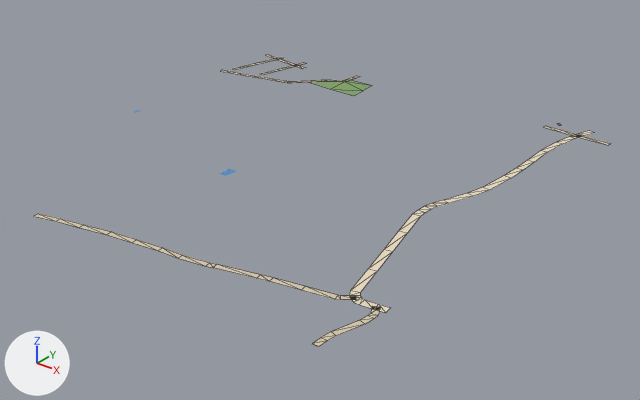
Two versions of the glTF model public/assets/bengaluru-region-v1/tiles/t43_10-l1.glb, one commit apart.
The view is the same before and after, from a camera (50 mm lens) standing at (22305.0, 4607.0, 357.0) and looking at (21788.0, 5253.0, -43.0). The axes (+X, +Y, +Z) are drawn at lower left. The lights are the same throughout. The picture after the commit comes second. Mesh edges are drawn as thin lines on the coarser meshes.

The older version as bpy lines, for what is in view:
```python
me_ground = bpy.data.meshes.new('ground')
me_ground.from_pydata(...)  # 176 vertices, 154 faces; spans x -1.0..501.0, y -3.0..502.0, z 1.0
me_ground.materials.append(mat_ground)
# before: 4 (20.0, 492.0, 1.0) at pixel (276, 58), 5 (26.0, 491.0, 1.0) at pixel (278, 59), 6 (22.0, 501.0, 1.0) at pixel (281, 57), 7 (28.0, 499.0, 1.0) at pixel (283, 57), 12 (59.0, 484.0, 1.0) at pixel (294, 64)
# before: 13 (65.0, 483.0, 1.0) at pixel (297, 65), 14 (62.0, 501.0, 1.0) at pixel (303, 62), 15 (68.0, 499.0, 1.0) at pixel (306, 63), 34 (20.0, 412.0, 1.0) at pixel (235, 72), 35 (21.0, 406.0, 1.0) at pixel (232, 73)
# before: 104 (474.0, 70.0, 1.0) at pixel (361, 297), 106 (474.0, 70.0, 1.0) at pixel (361, 297), 107 (470.0, 63.0, 1.0) at pixel (351, 299), 112 (490.0, 70.0, 1.0) at pixel (378, 304), 113 (491.0, 62.0, 1.0) at pixel (373, 309)
# before: 114 (499.0, 72.0, 1.0) at pixel (390, 307), 115 (501.0, 64.0, 1.0) at pixel (385, 312), 154 (489.0, 1.0, 1.0) at pixel (318, 346), 155 (483.0, 0.0, 1.0) at pixel (312, 343), 156 (489.0, 0.0, 1.0) at pixel (318, 347)
# before: 157 (483.0, 0.0, 1.0) at pixel (311, 344)
# before: 158 (167.0, 3.0, 1.0) at pixel (38, 213), 159 (169.0, -3.0, 1.0) at pixel (33, 216), 160 (191.0, 9.0, 1.0) at pixel (60, 218), 161 (192.0, 4.0, 1.0) at pixel (56, 221)
ob_ground = bpy.data.objects.new('ground', me_ground)
ob_ground.location = (21500.0, 5000.0, 0.0)
```
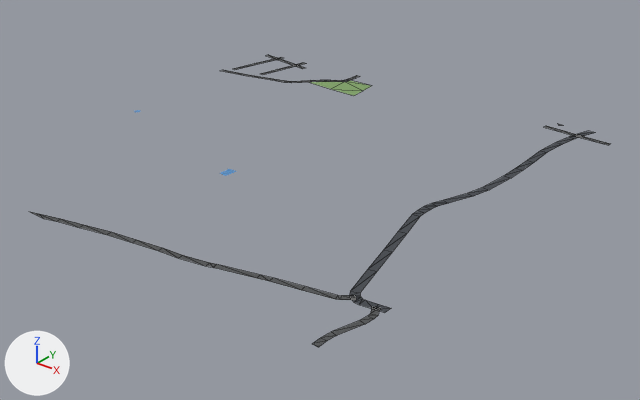
Changed parts and their boxes (x1, y1, x2, y2) in the pictures (640 x 400 px; the box of a moved part takes in the faces that stretch with it):
'ground', reshaped: before (34, 55, 610, 347); after (31, 55, 610, 347)
part 1 of me_ground, moved or reshaped: (221, 57, 306, 76) in both
part 2 of me_ground, moved or reshaped: before (557, 123, 610, 145); after (558, 124, 610, 145)
part 3 of me_ground, moved or reshaped: before (312, 304, 390, 347); after (312, 297, 391, 347)
part 4 of me_ground, reshaped: before (34, 214, 60, 221); after (31, 212, 60, 221)
part 5 of me_ground, recoloured: (57, 55, 593, 347) in both

What changed in the scene script:
```text
Change me_ground:
    used by ob_ground; location = (21500.0, 5000.0, 0.0)
    verts and faces of me_ground; kept vertices keep their numbers, new ones are numbered from 176
    remove me_ground.from_pydata(...)  # 176 vertices, 154 faces; spans x -1.0..501.0, y -3.0..502.0, z 1.0
    add me_ground.from_pydata(...)  # 179 vertices, 157 faces; spans x 0.0..500.0, y 0.0..500.0, z 1.0
    me_ground part 1
    add delete_vertices([6, 14])  # with the faces that use them
    add verts[7] = (22.0, 500.0, 1.0)  # moved, pixel (280, 57)
    add verts[15] = (62.0, 500.0, 1.0)  # moved, pixel (303, 62)
    add verts[35] = (17.0, 405.0, 1.0)  # moved, pixel (230, 72)
    add verts[34] = (16.0, 411.0, 1.0)  # moved, pixel (233, 71)
    add verts[176] = (28.0, 500.0, 1.0)  # pixel (284, 57)
    add verts[177] = (68.0, 500.0, 1.0)  # pixel (306, 63)
    add faces += [(5, 176, 7), (13, 177, 15)]
    me_ground part 2
    3 vertices are removed from x 429.0..436.0, y 498.0..502.0, z 1.0
    4 faces are deleted
    2 vertices move from x 467.0..474.0, y 499.0..501.0, z 1.0 to x 466.0..475.0, y 500.0, z 1.0
    4 vertices are added at (430.0, 500.0, 1.0), (438.0, 500.0, 1.0), (489.0, 475.0, 1.0), (489.0, 481.0, 1.0)
    5 new faces join them
    me_ground part 3
    add delete_vertices([114])  # with the faces that use them
    add delete_faces([(104, 106, 107), (154, 155, 157), (154, 157, 156)])
    add verts[115] = (500.0, 72.0, 1.0)  # moved, pixel (391, 308)
    add verts[178] = (500.0, 64.0, 1.0)  # pixel (384, 312)
    add faces += [(104, 107, 106), (113, 178, 115), (154, 155, 156), (155, 157, 156)]
    me_ground part 4
    add delete_vertices([158, 159])  # with the faces that use them
    add verts[183] = (156.0, 0.0, 1.0)
    add verts[184] = (168.0, 0.0, 1.0)  # pixel (36, 215)
    add verts[185] = (168.0, 3.0, 1.0)  # pixel (38, 213)
    add verts[186] = (179.0, 0.0, 1.0)  # pixel (43, 218)
    add faces += [(183, 184, 185), (184, 186, 185), (161, 185, 186), (160, 185, 161)]
    me_ground part 5: 135 kept faces spanning x 0.0..500.0, y 0.0..500.0, z 1.0 get new vertex colours; the middle colour goes from beige #d7c9ae to dark grey #535556
    other edits to the shape of me_ground do not show in these pictures
```
